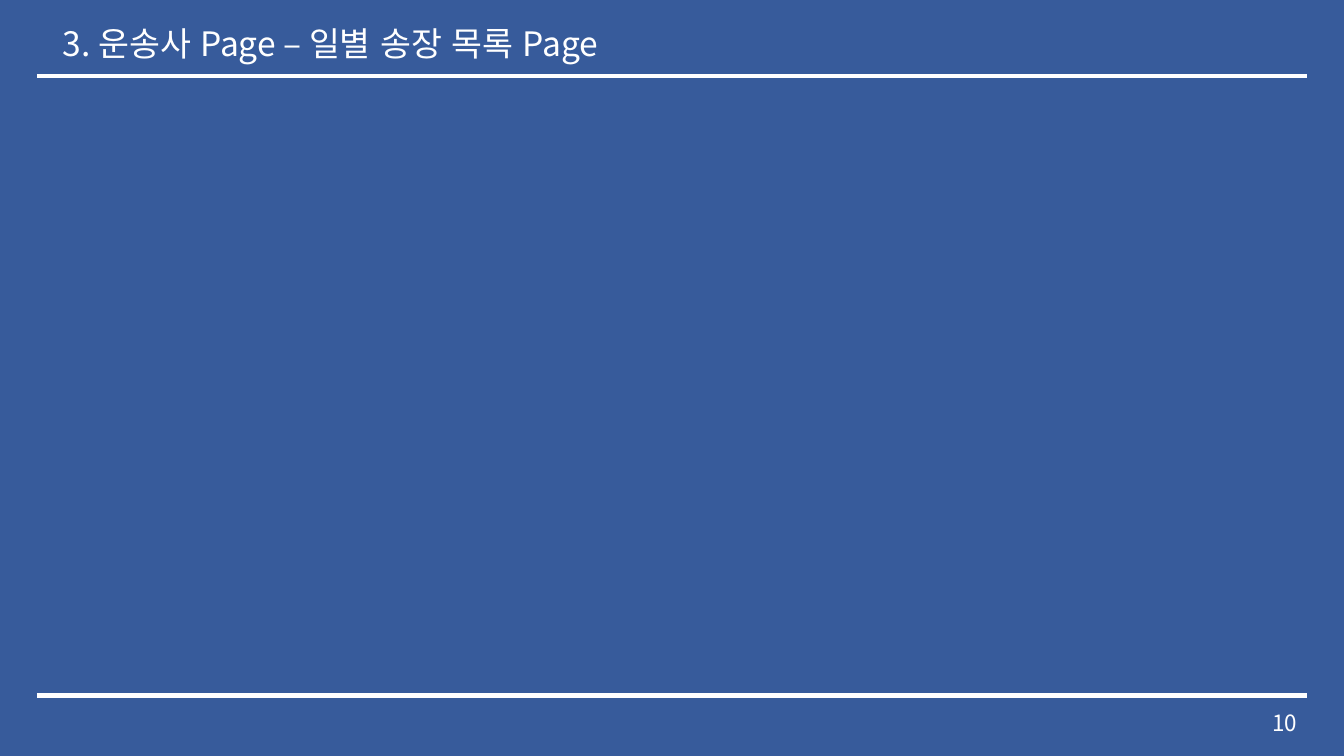
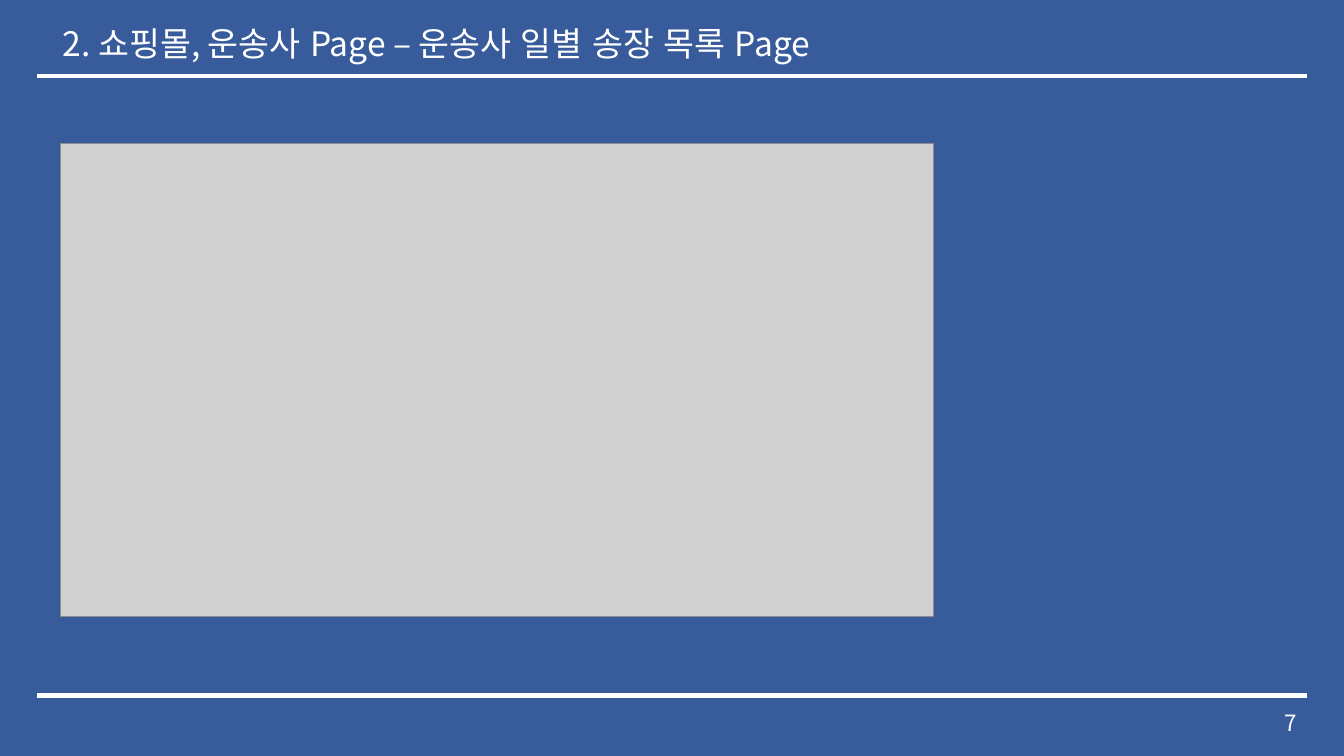
Before and after one commit to lx9203/fulfillmentBlue, a slide deck: slide 7 of Fulfillment 중간발표.pptx (slide 10 before the commit). Drawn at 1344x756 pixels with LibreOffice and Linux fonts; fonts in the diff are those of the drawing; grey boxes stand for pictures. Boxes give left, top, right and bottom in pixels: in the first picture for what was removed or moved away, otherwise in the second. Text is boxed around its words. In the diff, an @@ line names an element or a change of style, - is before the commit and + after.

```diff
--- a/Fulfillment 중간발표.pptx
+++ b/Fulfillment 중간발표.pptx
@@ text at bbox=[63, 28, 811, 65]: text changed @@
-3. 운송사 Page – 일별 송장 목록 Page
+2. 쇼핑몰, 운송사 Page – 운송사 일별 송장 목록 Page
@@ picture added at bbox=[60, 143, 934, 616] @@
@@ page number at bbox=[1285, 714, 1297, 731]: text changed @@
-10
+7
```
Also in this commit, not shown: 10 other slides changed, 3 slides removed, 15 other files.
